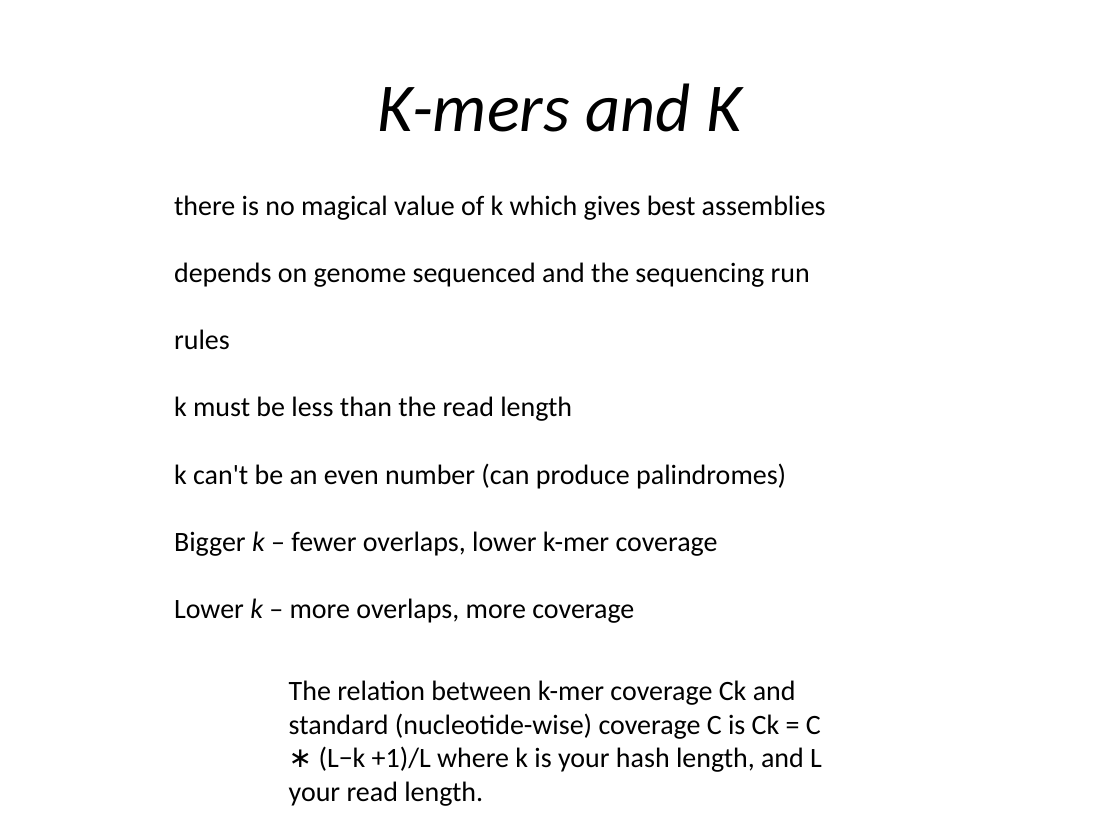
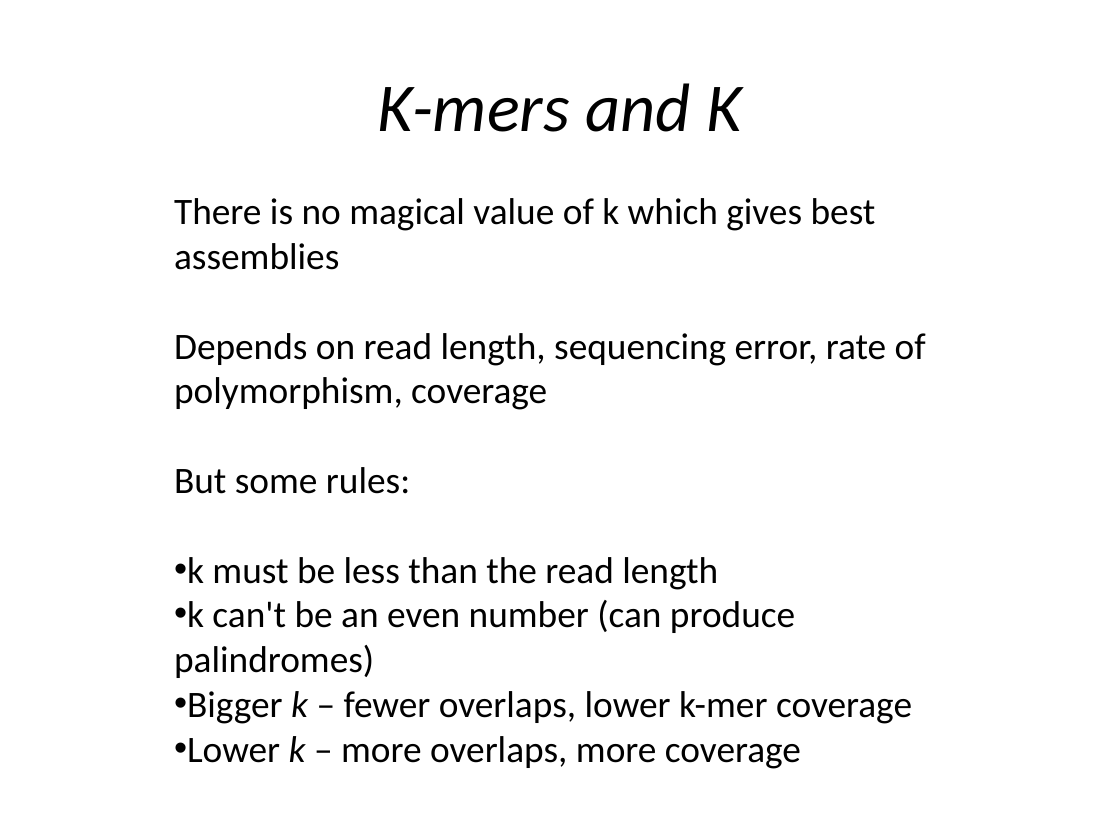
Before and after one commit to lexnederbragt/denovo-assembly-tutorial, a slide deck: slide 9 of presentations/Practical_4_Velvet_de_novo_assembly.pptx (slide 4 before the commit). Drawn at 1120x840 pixels with LibreOffice and Linux fonts; fonts in the diff are those of the drawing. Boxes give left, top, right and bottom in pixels: in the first picture for what was removed or moved away, otherwise in the second. Text is boxed around its words. In the diff, an @@ line names an element or a change of style, - is before the commit and + after.

Commit message:
final lectures

```diff
--- a/presentations/Practical_4_Velvet_de_novo_assembly.pptx
+++ b/presentations/Practical_4_Velvet_de_novo_assembly.pptx
@@ text at [174, 198, 926, 494]: text changed; size 18 to 24 pt @@
-there is no magical value of k which gives best assemblies
-depends on genome sequenced and the sequencing run
-rules
+There is no magical value of k which gives best assemblies
+Depends on read length, sequencing error, rate of polymorphism, coverage
+But some rules:
@@ text at [174, 557, 912, 769]: size 18 to 24 pt in "k must be less than the read ...", "k can't be an even number (can ...", "Bigger k – fewer overlaps, lower k-mer ...", "Lower k – more overlaps, more coverage"; bullet none to • @@
@@ text removed at [289, 680, 822, 806] @@
-The relation between k-mer coverage Ck and standard (nucleotide-wise) coverage C is Ck = C ∗ (L−k +1)/L where k is your hash length, and L your read length.
```
Also in this commit, not shown: 2 other slides changed, 9 slides added, 2 other files.
